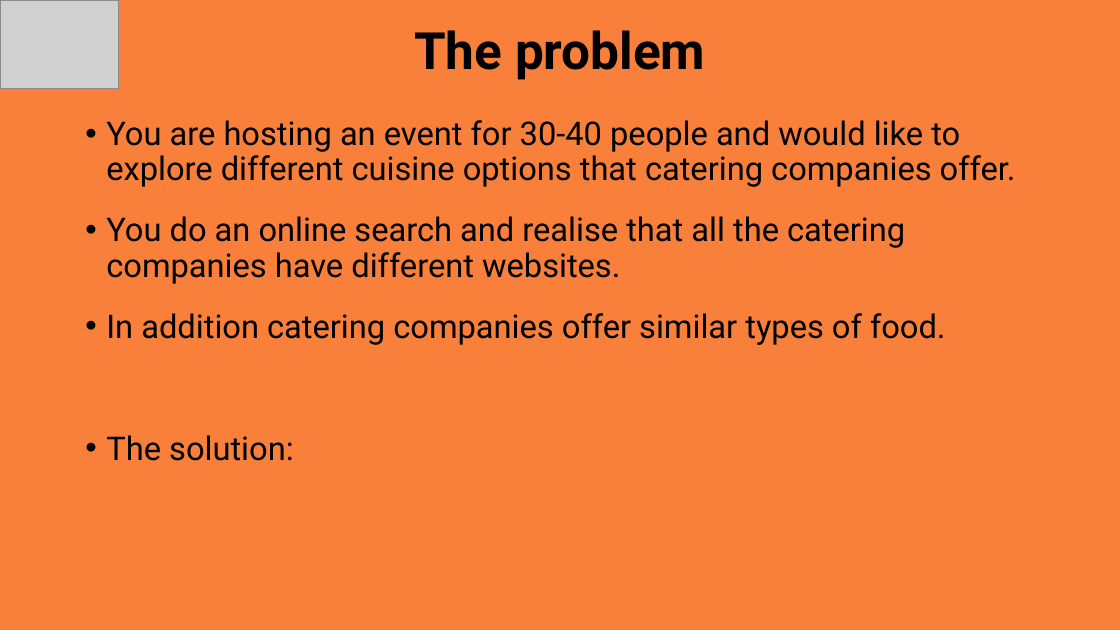
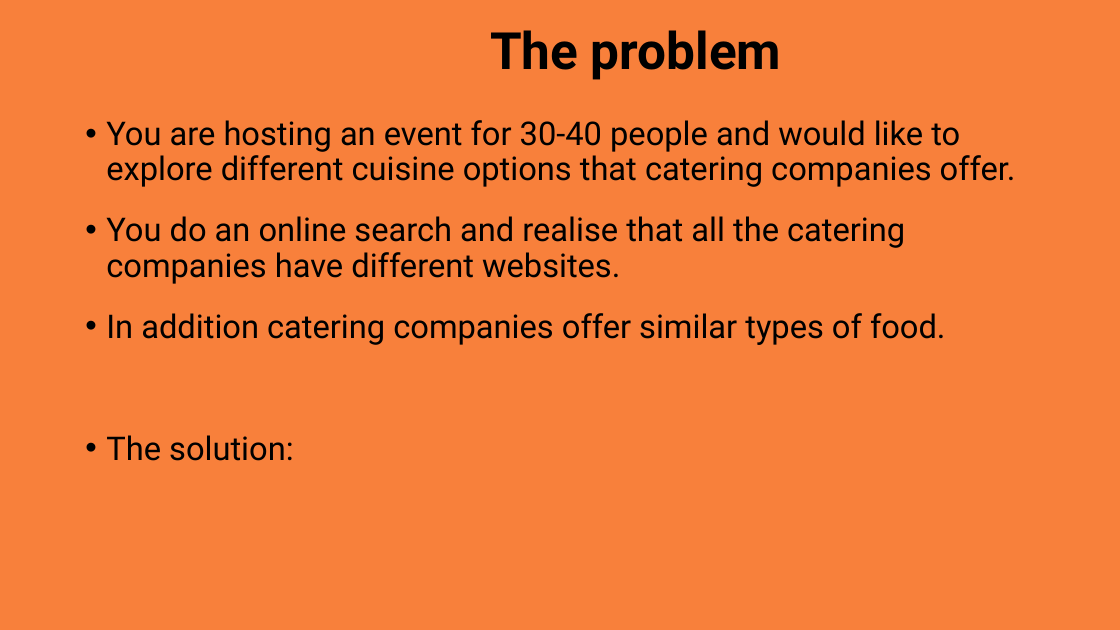
Before and after one commit to owshepherd/rails-app-ca, a slide deck: slide 3 of a-presentation/rails_app_presentation.pptx. Drawn at 1120x630 pixels with LibreOffice and Linux fonts; fonts in the diff are those of the drawing; grey boxes stand for pictures; background and template pictures are left out. Boxes give left, top, right and bottom in pixels: in the first picture for what was removed or moved away, otherwise in the second. Text is boxed around its words. In the diff, an @@ line names an element or a change of style, - is before the commit and + after.

```diff
--- a/a-presentation/rails_app_presentation.pptx
+++ b/a-presentation/rails_app_presentation.pptx
@@ picture removed at <box>0,0,118,89</box> @@
@@ title "The problem": place and size @@
-title "The problem" at <box>414,30,705,80</box>
+title "The problem" at <box>490,30,781,80</box>
```
Also in this commit, not shown: 7 other slides changed, 2 slides added, 2 slides removed, 1 other file.
